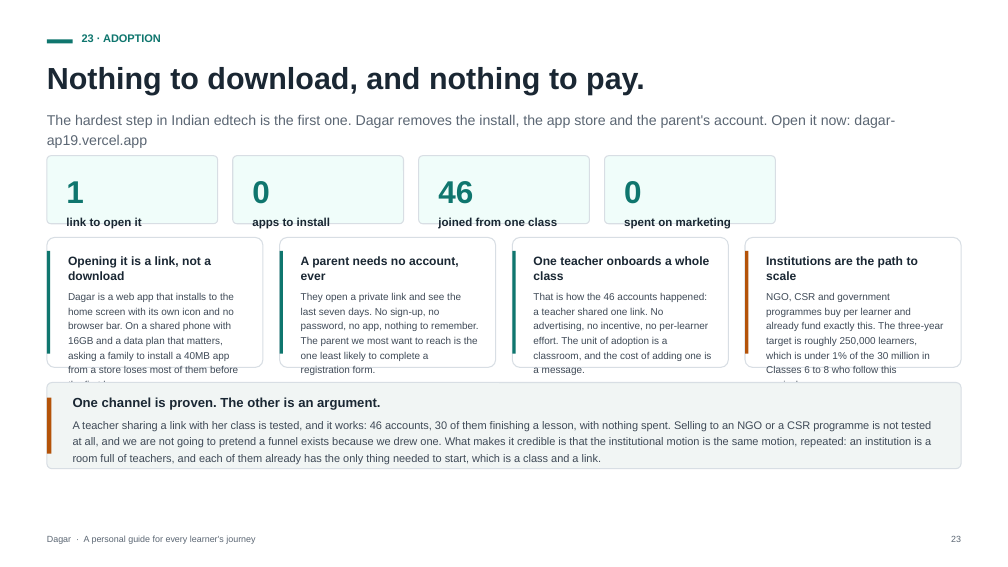
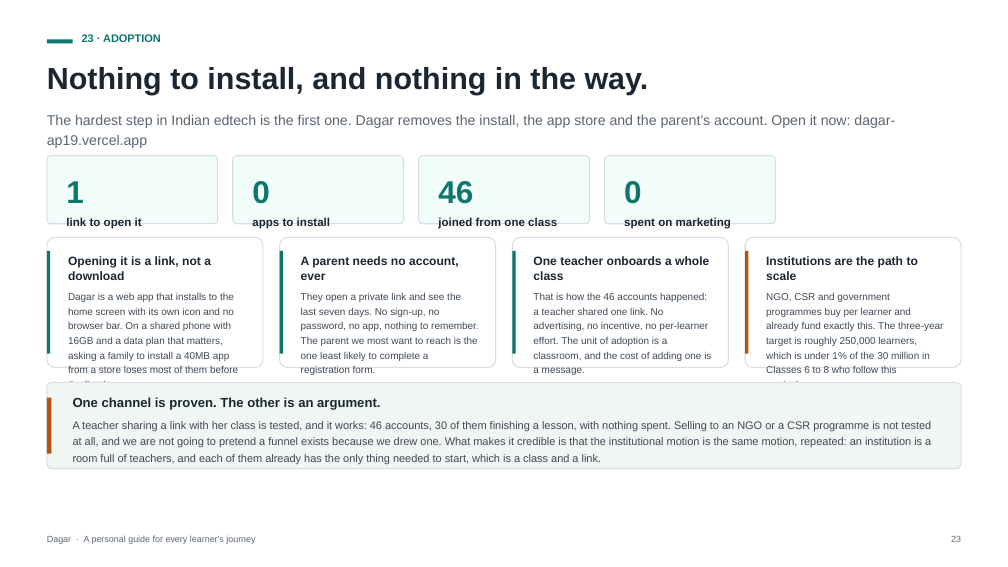
Before and after one commit to ap9650/dagar, a slide deck: slide 23 of docs/deck/Dagar-Pitch-Deck.pptx. Drawn at 1008x567 pixels with LibreOffice and Linux fonts; fonts in the diff are those of the drawing. Boxes give left, top, right and bottom in pixels: in the first picture for what was removed or moved away, otherwise in the second. Text is boxed around its words. In the diff, an @@ line names an element or a change of style, - is before the commit and + after.

```diff
--- a/docs/deck/Dagar-Pitch-Deck.pptx
+++ b/docs/deck/Dagar-Pitch-Deck.pptx
@@ text at bbox=[47, 67, 649, 95]: text changed @@
-Nothing to download, and nothing to pay.
+Nothing to install, and nothing in the way.
```
Also in this commit, not shown: 6 other slides changed, 6 other files.
